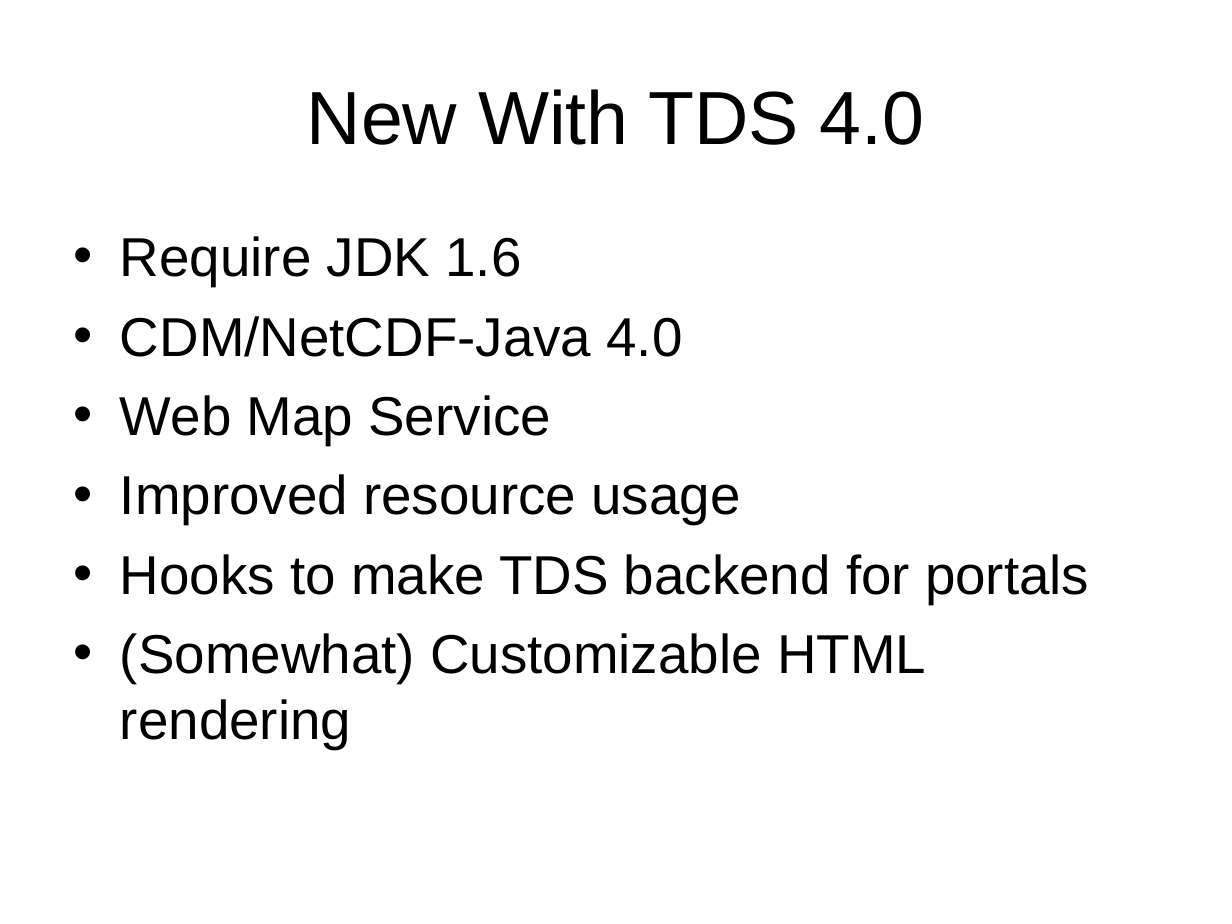
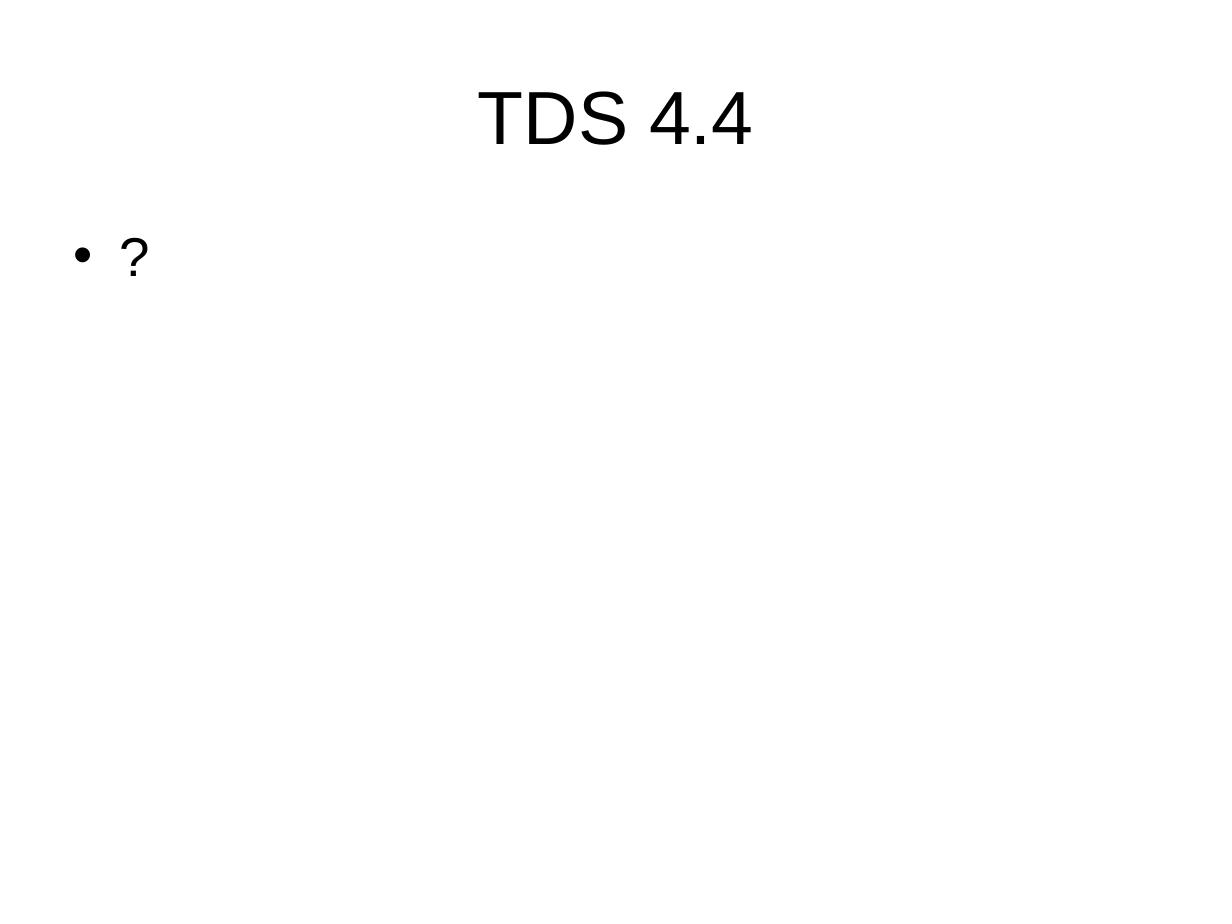
Before and after one commit to ooici-eoi/THREDDS, a slide deck: slide 4 of docs/web/thredds/tech/tds4.2/tutorial/TDS_Plans.ppt (slide 2 before the commit). Drawn at 1232x924 pixels with LibreOffice and Linux fonts; fonts in the diff are those of the drawing; background and template pictures are left out. Boxes give left, top, right and bottom in pixels: in the first picture for what was removed or moved away, otherwise in the second. Text is boxed around its words. In the diff, an @@ line names an element or a change of style, - is before the commit and + after.

```diff
--- a/docs/web/thredds/tech/tds4.2/tutorial/TDS_Plans.ppt
+++ b/docs/web/thredds/tech/tds4.2/tutorial/TDS_Plans.ppt
@@ title at bbox=[478, 91, 754, 145]: text changed @@
-New With TDS 4.0
+TDS 4.4
@@ text added at bbox=[62, 216, 1170, 825], 32 pt, text #000000 @@
+• ?
@@ text removed at bbox=[120, 236, 1089, 749] @@
-• Require JDK 1.6
-• CDM/NetCDF-Java 4.0
-• Web Map Service
-• Improved resource usage
-• Hooks to make TDS backend for portals
-• (Somewhat) Customizable HTML rendering
```
Also in this commit, not shown: 2 other slides changed, 1 slide added, 4 slides removed.
